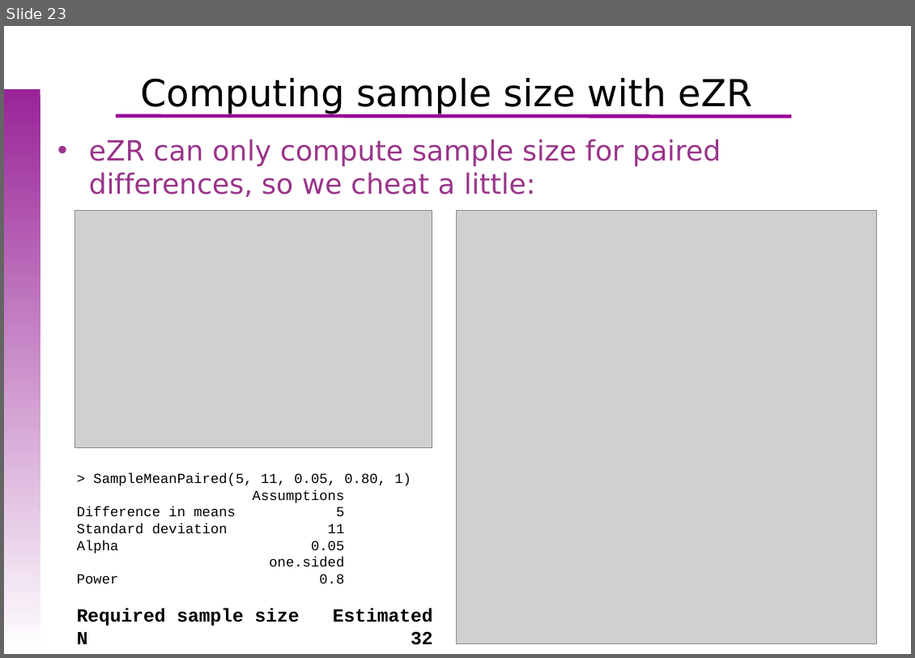
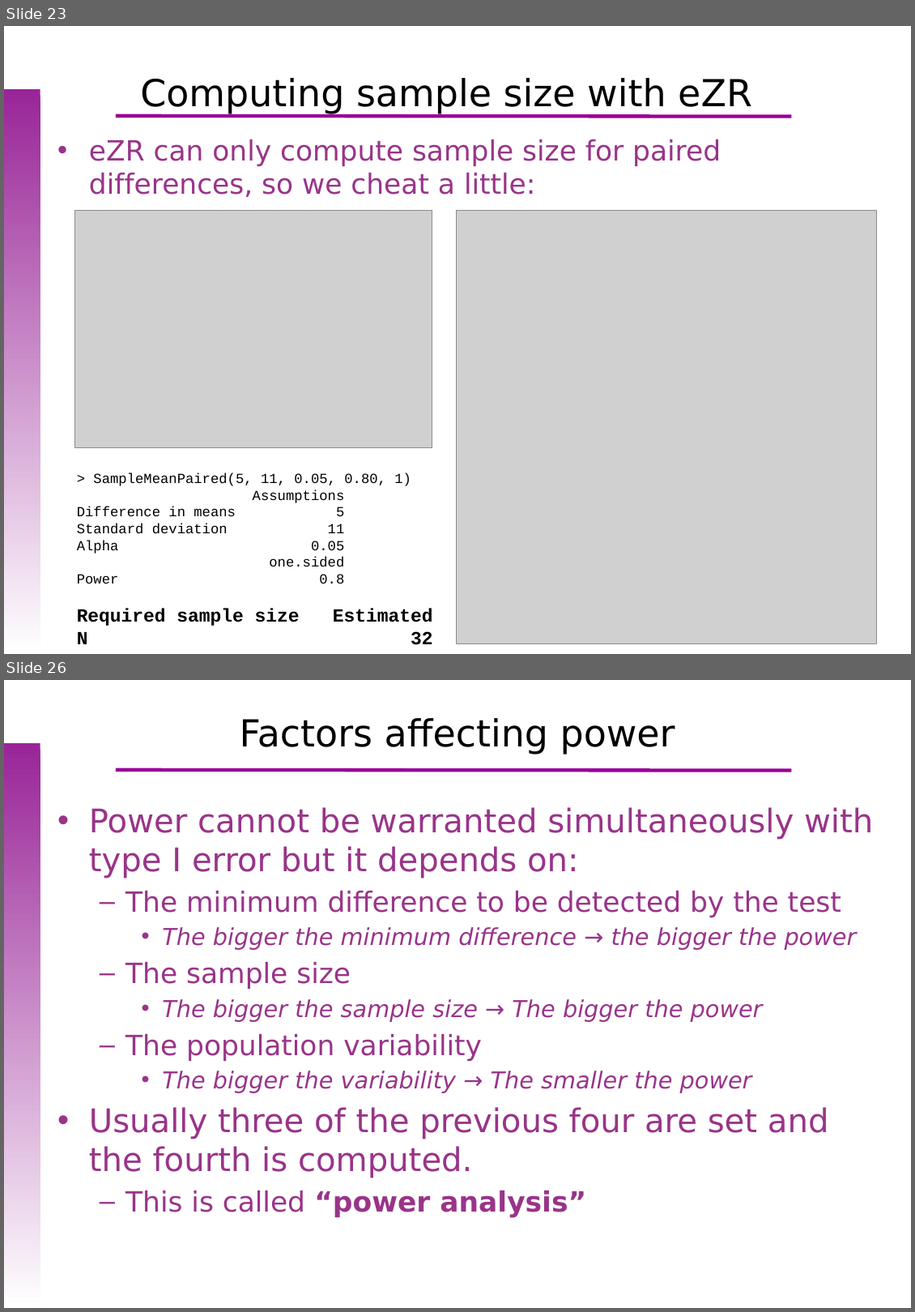
Before and after one commit to uebvhir/Course_Basic_Statistics_2019, a slide deck: Sessio_5/EBB_2018_Session_5_Sample_Size_(1).pptx. Shown one above the other, each under a label of ours: slide 23 before the commit, slides 23 and 26 after it; the slides between them are not shown. The pictures are 915x658 and 915x1312 pixels, drawn with LibreOffice and Linux fonts; fonts in the diff are those of the drawing; grey boxes stand for pictures; background and template pictures are left out. Boxes give left, top, right and bottom in pixels: in the first picture for what was removed or moved away, otherwise in the second. Text is boxed around its words. In the diff, an @@ line names an element or a change of style, - is before the commit and + after.

Commit message:
Sample size presentation complete
Sample size presentation complete

```diff
--- a/Sessio_5/EBB_2018_Session_5_Sample_Size_(1).pptx
+++ b/Sessio_5/EBB_2018_Session_5_Sample_Size_(1).pptx
@@ slide 26 added at (x1=4, y1=680, x2=911, y2=1308), background picture (left out); not listed: 2 template elements that a slide beside it also shows @@
@@ title added at (x1=240, y1=718, x2=675, y2=754), 32 pt, text #000000 @@
+Factors affecting power
@@ text added at (x1=89, y1=807, x2=873, y2=1217), 20 pt, text #993489 @@
+• Power cannot be warranted simultaneously with type I error but it depends on:
+  – The minimum difference to be detected by the test
+    • The bigger the minimum difference → the bigger the power
+  – The sample size
+    • The bigger the sample size → The bigger the power
+  – The population variability
+    • The bigger the variability → The smaller the power
+• Usually three of the previous four are set and the fourth is computed.
+  – This is called “power analysis”
```
Also in this commit, not shown: 1 slide changed, 5 other slides added, 1 other file.
